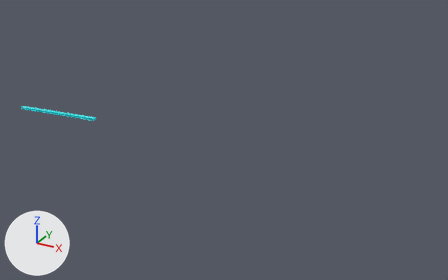
Before and after pictures for a commit that changed the glTF model assets/identity/3d/mobius-ius-phase-animated.glb.
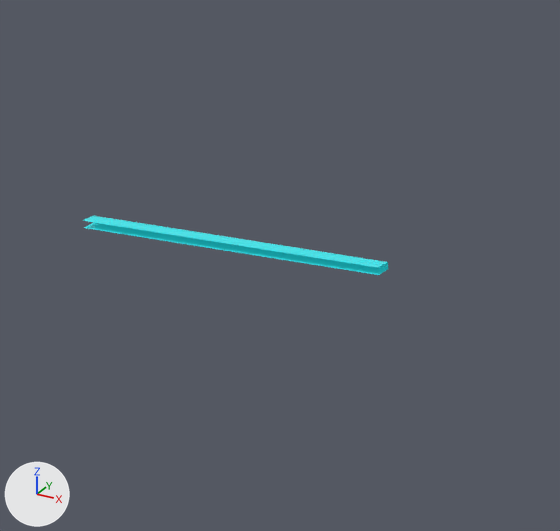
Each version appears first whole from a 50 mm camera at (4.45, -5.77, 2.68) aimed at (1.47, -0.35, -0.03), and next in a close-up on the part from 0% to 31% of the width and 19% to 66% of the height. The lights are fixed; the arrows at lower left show +X, +Y and +Z. The last two pictures show the newer version. Both versions are drawn at frame 216 of the action 'Glyph_Ground_RightAction'; the numbers are the values there.

The first close-up shows 'GlyphMesh_Ground_Right'.
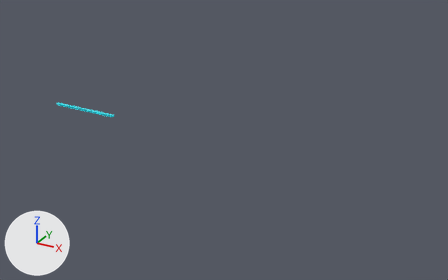
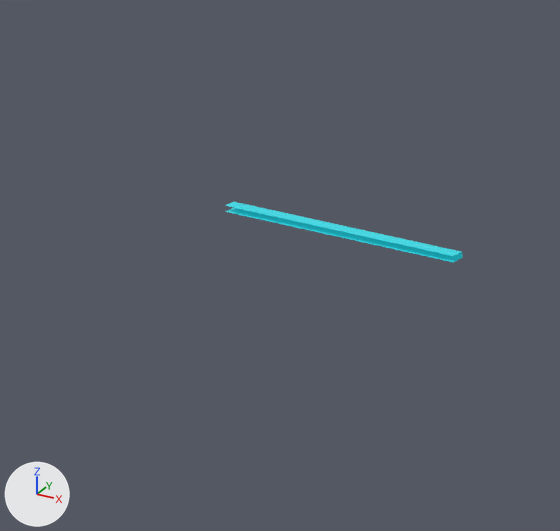
ob_glyph_ground_right is not drawn itself; it is the parent of ob_glyphmesh_ground_right.

Pixel boxes [x1, y1, x2, y2] of what changed, in the close-ups (560 x 531 px):
'GlyphMesh_Ground_Right', moved, turned, rescaled
    before: [83, 216, 388, 275]
    after: [225, 202, 463, 262]

The edits, one by one:
Object 'Glyph_Ground_Right' (ob_glyph_ground_right) moves from (-0.62, -0.73, 0.0) to (-0.42, -0.48, 0.0).
Object 'Glyph_Ground_Right' (ob_glyph_ground_right) turns from (0, 0, 0) to (0, 0, -7.2) degrees about x, y and z.
Object 'Glyph_Ground_Right' (ob_glyph_ground_right) is rescaled from (0.52, 0.52, 0.52) to (0.44, 0.44, 0.44).
